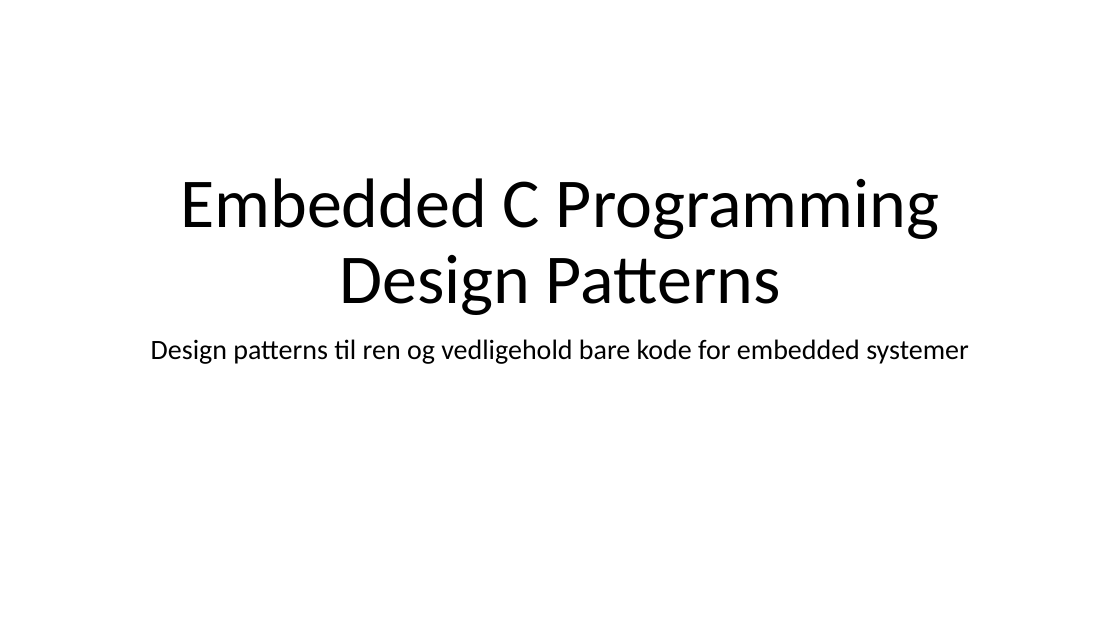
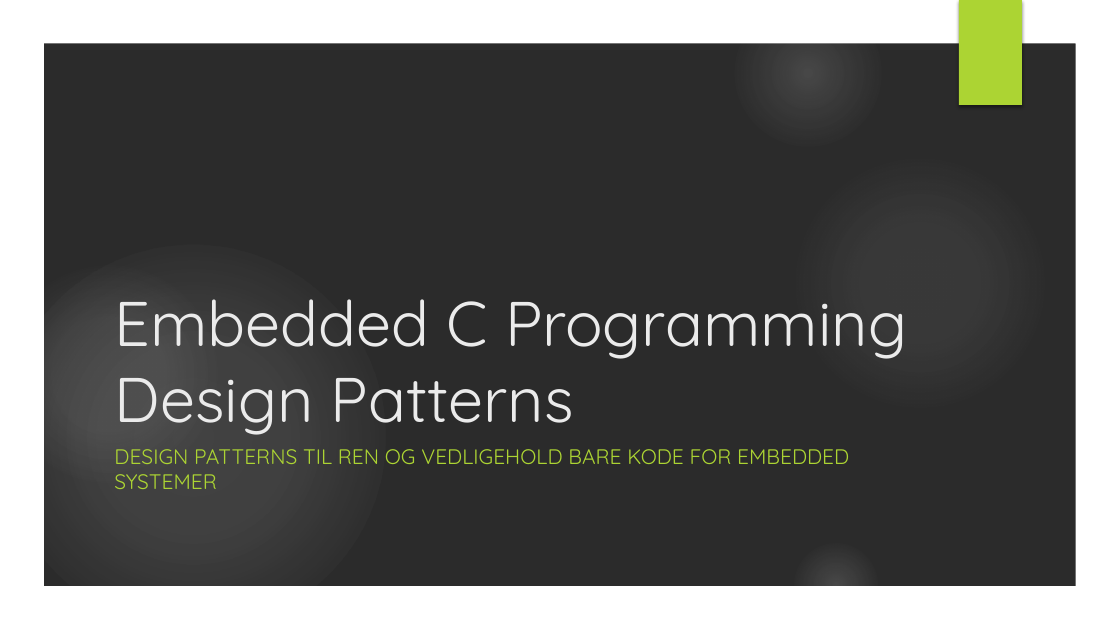
Before and after one commit to HybridChild/IDA_DesignPatterns, a slide deck: slide 1 of Embedded C Programming Design Patterns.pptx. Drawn at 1120x630 pixels with LibreOffice and Linux fonts; fonts in the diff are those of the drawing; background and template pictures are left out; a plain dark background stands for a picture behind light text. Boxes give left, top, right and bottom in pixels: in the first picture for what was removed or moved away, otherwise in the second. Text is boxed around its words. In the diff, an @@ line names an element or a change of style, - is before the commit and + after.

Commit message:
powerpoint update

```diff
--- a/Embedded C Programming Design Patterns.pptx
+++ b/Embedded C Programming Design Patterns.pptx
@@ background #FFFFFF to picture (left out) @@
@@ group added at bbox=[0, 0, 1120, 630]: 5 ellipses, 1 freeform shape @@
@@ rectangle added at bbox=[959, 0, 1022, 105], fill #ACD433 @@
@@ title "Embedded C Programming Design Patterns": place and size @@
-title "Embedded C Programming Design Patterns" at bbox=[180, 178, 939, 315]
+title "Embedded C Programming Design Patterns" at bbox=[114, 299, 907, 435]
@@ title "Embedded C Programming Design Patterns" at bbox=[114, 299, 907, 435]: size 60 to 54 pt, font Calibri to Quicksand, text colour #000000 to #EBEBEB; alignment centre to left; line spacing 0.9 to 1 @@
@@ subtitle at bbox=[114, 449, 849, 489]: text changed; size 24 to 18 pt; font Calibri to Quicksand; text colour #000000 to #ACD433 @@
-Design patterns til ren og vedligehold bare kode for embedded systemer
+DESIGN PATTERNS TIL REN OG VEDLIGEHOLD BARE KODE FOR EMBEDDED SYSTEMER
```
Also in this commit, not shown: 20 other slides changed, 3 slides added, 1 slide removed, 1 other file.
